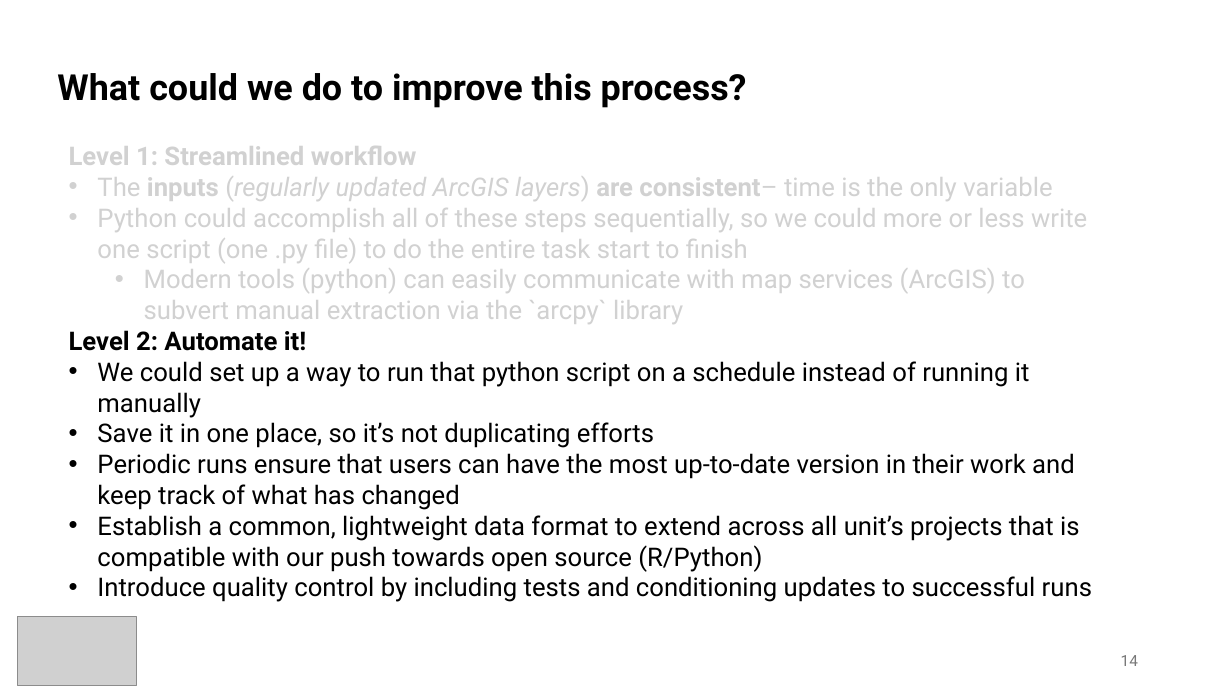
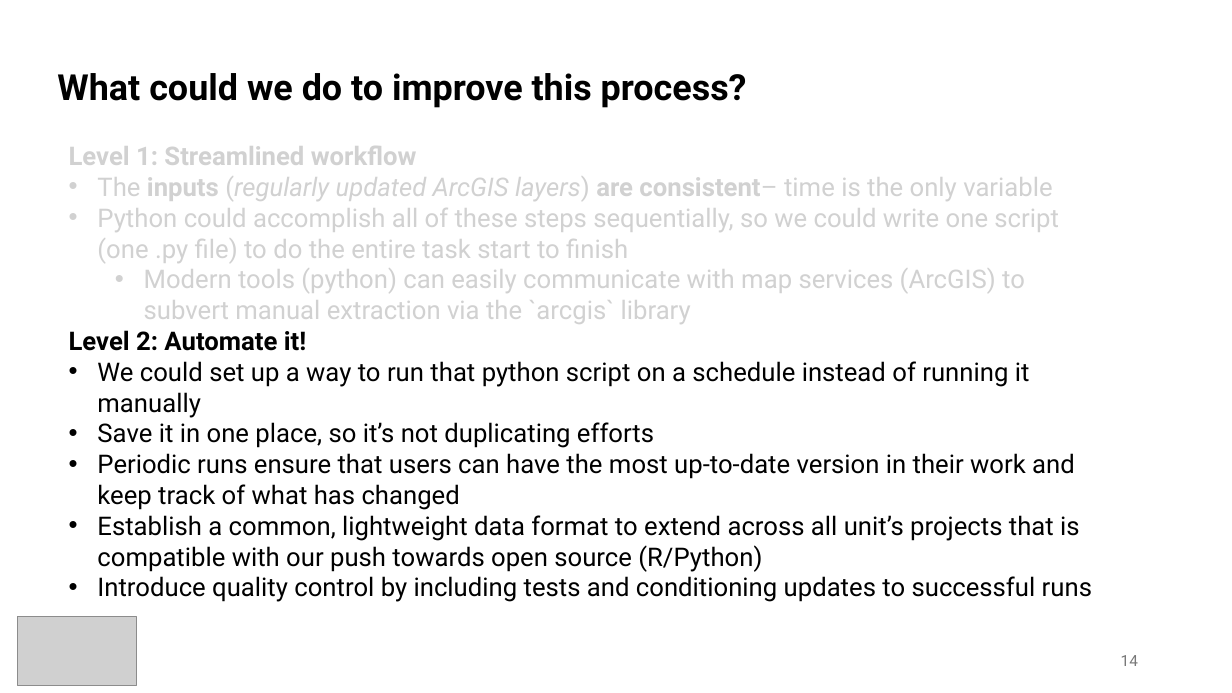
Before and after one commit to nycdepartmentoffinance/github_actions_demo, a slide deck: slide 14 of github_actions_anex.pptx. Drawn at 1232x693 pixels with LibreOffice and Linux fonts; fonts in the diff are those of the drawing; grey boxes stand for pictures. Boxes give left, top, right and bottom in pixels: in the first picture for what was removed or moved away, otherwise in the second. Text is boxed around its words. In the diff, an @@ line names an element or a change of style, - is before the commit and + after.

```diff
--- a/github_actions_anex.pptx
+++ b/github_actions_anex.pptx
@@ text at [97, 208, 1058, 324]: text changed @@
-• Python could accomplish all of these steps sequentially, so we could more or less write one script (one .py file) to do the entire task start to finish
-  • Modern tools (python) can easily communicate with map services (ArcGIS) to subvert manual extraction via the `arcpy` library
+• Python could accomplish all of these steps sequentially, so we could write one script (one .py file) to do the entire task start to finish
+  • Modern tools (python) can easily communicate with map services (ArcGIS) to subvert manual extraction via the `arcgis` library
```
Also in this commit, not shown: 4 other slides changed, 1 other file.
